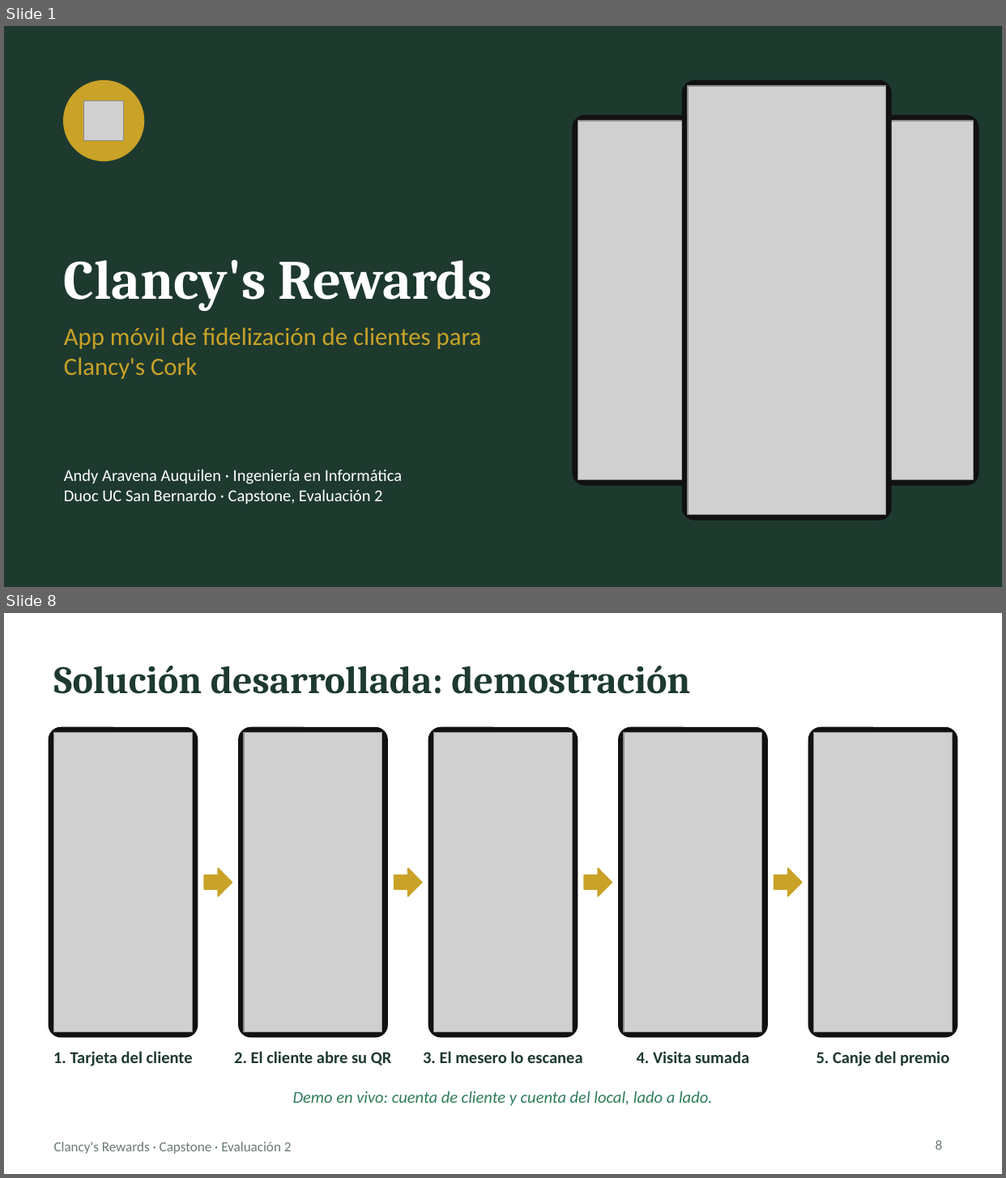
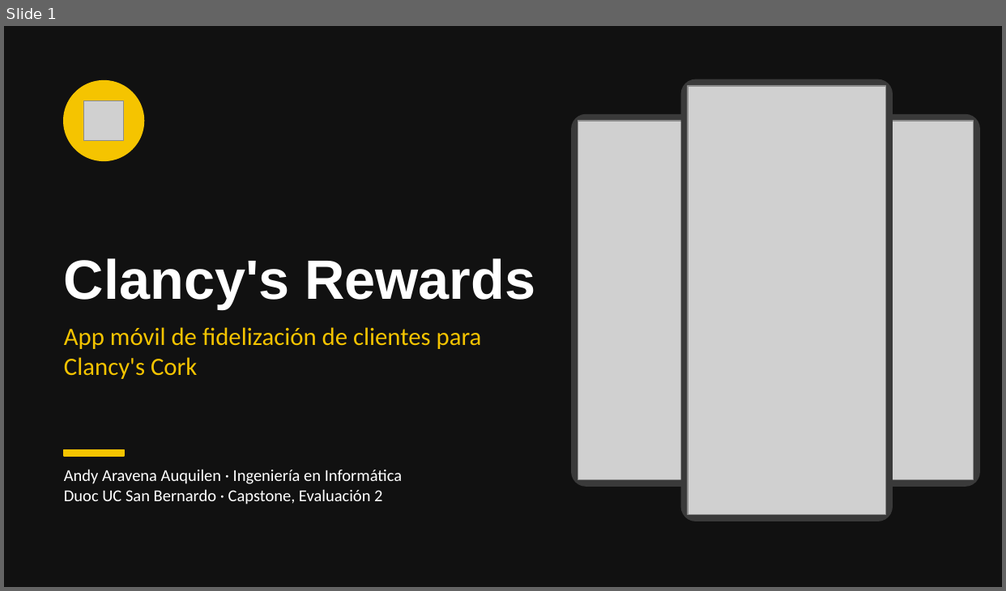
Before and after one commit to 44ndy/clancys-rewards, a slide deck: Fase 2/Evidencias Proyecto/Presentación Proyecto.pptx. Shown one above the other, each under a label of ours: slides 1 and 8 before the commit, slide 1 after it; the slides between them are not shown. The pictures are 1006x1178 and 1006x591 pixels, drawn with LibreOffice and Linux fonts; fonts in the diff are those of the drawing; grey boxes stand for pictures. Boxes give left, top, right and bottom in pixels: in the first picture for what was removed or moved away, otherwise in the second. Text is boxed around its words. In the diff, an @@ line names an element or a change of style, - is before the commit and + after.

```diff
--- a/Fase 2/Evidencias Proyecto/Presentación Proyecto.pptx
+++ b/Fase 2/Evidencias Proyecto/Presentación Proyecto.pptx
@@ slide 8 removed at (x1=4, y1=613, x2=1002, y2=1174), background #FFFFFF @@
@@ title removed at (x1=54, y1=666, x2=690, y2=694) @@
-Solución desarrollada: demostración
@@ rounded rectangle removed at (x1=49, y1=728, x2=198, y2=1037) @@
@@ picture removed at (x1=54, y1=733, x2=193, y2=1032) @@
@@ rounded rectangle removed at (x1=239, y1=728, x2=387, y2=1037) @@
@@ picture removed at (x1=244, y1=733, x2=382, y2=1032) @@
@@ rounded rectangle removed at (x1=429, y1=728, x2=577, y2=1037) @@
@@ picture removed at (x1=434, y1=733, x2=573, y2=1032) @@
@@ rounded rectangle removed at (x1=619, y1=728, x2=767, y2=1037) @@
@@ picture removed at (x1=624, y1=733, x2=762, y2=1032) @@
@@ rounded rectangle removed at (x1=808, y1=728, x2=957, y2=1037) @@
@@ picture removed at (x1=813, y1=733, x2=952, y2=1032) @@
@@ right arrow removed at (x1=205, y1=868, x2=232, y2=897) @@
@@ right arrow removed at (x1=394, y1=868, x2=422, y2=897) @@
@@ right arrow removed at (x1=584, y1=868, x2=612, y2=897) @@
@@ right arrow removed at (x1=774, y1=868, x2=803, y2=897) @@
@@ text removed at (x1=53, y1=1051, x2=193, y2=1067) @@
-1. Tarjeta del cliente
@@ text removed at (x1=234, y1=1051, x2=392, y2=1066) @@
-2. El cliente abre su QR
@@ text removed at (x1=423, y1=1051, x2=583, y2=1063) @@
-3. El mesero lo escanea
@@ text removed at (x1=637, y1=1051, x2=749, y2=1063) @@
-4. Visita sumada
@@ text removed at (x1=816, y1=1051, x2=949, y2=1067) @@
-5. Canje del premio
@@ text removed at (x1=293, y1=1091, x2=712, y2=1106) @@
-Demo en vivo: cuenta de cliente y cuenta del local, lado a lado.
@@ text removed at (x1=54, y1=1142, x2=292, y2=1154) @@
-Clancy's Rewards · Capstone · Evaluación 2
@@ page number removed at (x1=936, y1=1140, x2=943, y2=1150) @@
-8
@@ slide 1 changed as well @@
@@ background #1E3A2F to #111111 @@
@@ ellipse at (x1=64, y1=81, x2=143, y2=160): fill #C9A227 to #F5C400; outline #C9A227 1 pt to #F5C400 1 pt @@
@@ fill #111111 to #3A3A3A; outline #111111 1 pt to #3A3A3A 1 pt; proportions changed in 3 elements at (x1=682, y1=80, x2=892, y2=521), (x1=572, y1=115, x2=749, y2=486), (x1=801, y1=115, x2=979, y2=486) @@
@@ title "Clancy's Rewards" at (x1=64, y1=258, x2=535, y2=309): font Cambria to Arial @@
@@ text "App móvil de fidelización de ..." at (x1=64, y1=327, x2=482, y2=379): text colour #C9A227 to #F5C400 @@
@@ rectangle added at (x1=64, y1=450, x2=124, y2=456), fill #F5C400, outline #F5C400 1 pt @@
```
Also in this commit, not shown: 7 other slides changed, 3 slides added, 1 other file.
